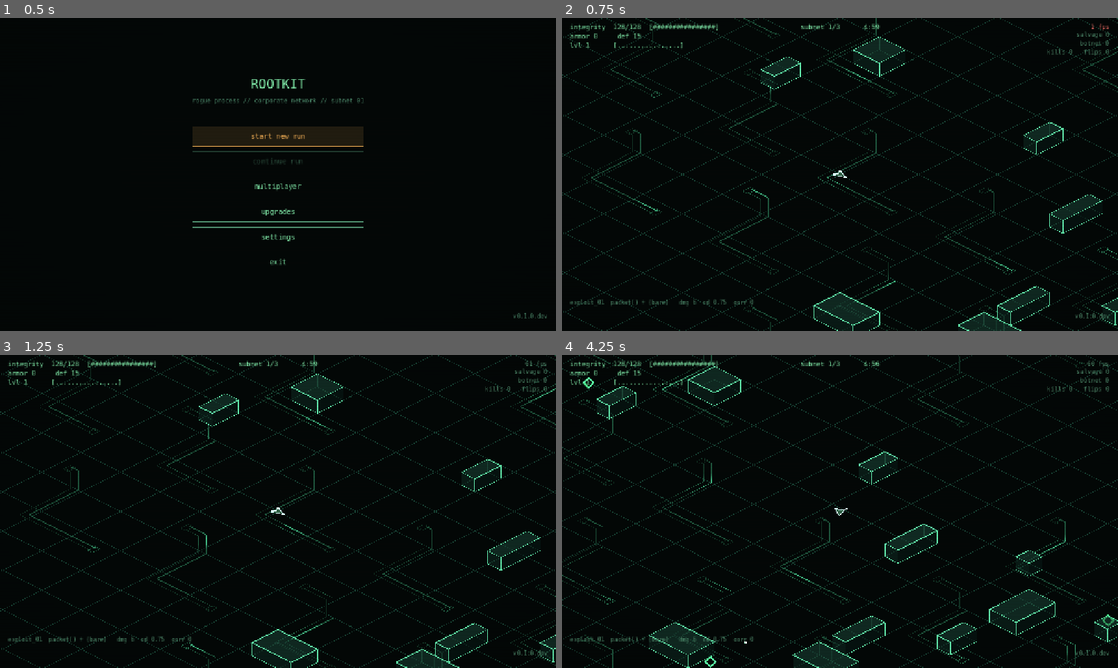
Above: before the commit, frames 1-4 (two rows, left to right).
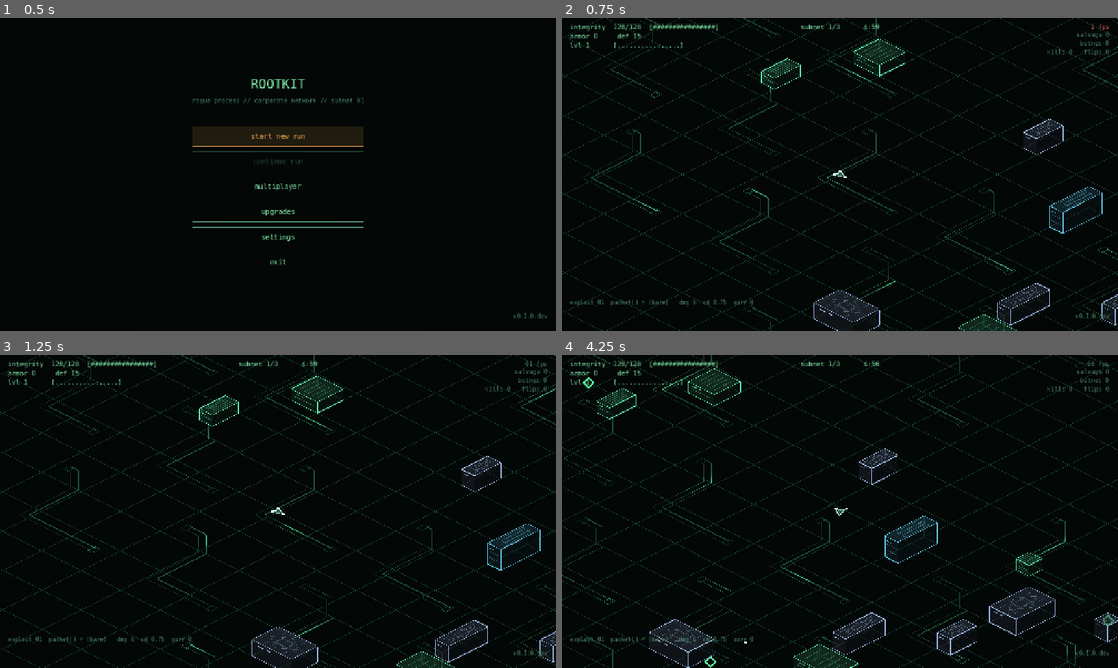
Above: after the commit, the same moments.

Repository: seanperkins/rootkit-game
Game: Godot game, scene res://scenes/main.tscn
The game is run twice, just before and just after one commit, with the same random seed, the same clock (stepped at 60 frames per second) and the same inputs.
Inputs (mouse positions are in pixels of both pictures, inside the frame that each line leads up to):
- Up to frame 1 (0.5 s): no input
- Up to frame 2 (0.75 s): click "start new run" at 0.5 s
- Up to frame 3 (1.25 s): no input
- Up to frame 4 (4.25 s): tap Enter (confirm) at 1.25, 3.6 s; move the mouse to (962, 495) at 1.27 s; hold D (move_right) 1.28-2.03 s; hold Enter (confirm) 1.28-2.03 s; move the mouse to (728, 527) at 2.02 s; hold S (move_down) 2.03-2.78 s; tap R (recipes) at 2.1 s; move the mouse to (895, 442) at 2.77 s; hold D (move_right) 2.78-3.53 s; tap Keypad Enter at 2.85 s; move the mouse to (812, 574) at 3.52 s; hold W (move_up) from 3.53 s (still down)

Frame 1 is identical in both runs. In frame 2, 1.7% of the frame differs, in the area x 35-100%, y 6-100%; in frame 3, 1.7%; in frame 4, 2.5%, in the area x 6-100%, y 3-100%.

Commit message:
Add varied terrain equipment and readable effect panels

Diff:
--- a/scripts/run/props.gd
+++ b/scripts/run/props.gd
@@ -62,7 +62,34 @@
 ## terrain.rects, which is stable for the life of an arena.
 var _falling: Dictionary = {}
 
+## Geometry is built once per visible wall, then reused through camera travel
+## and collapse. These are records, not one scene node per obstacle.
+class WallVisual:
+	var height: float
+	var hue: Color
+	var top_color: Color
+	var near_color: Color
+	var side_color: Color
+	var phase: float
+	var top: PackedVector2Array
+	var near: PackedVector2Array
+	var side: PackedVector2Array
+	var back: PackedVector2Array
+	var outline: PackedVector2Array
+	var detail := PackedVector2Array()
+	var lights := PackedVector2Array()
+
+const WALL_HEIGHTS := [22.0, 42.0, 32.0]
+const WALL_HUES := [Color(0.40, 0.95, 0.70), Color(0.40, 0.80, 0.94),
+	Color(0.65, 0.76, 0.94)]
+var _wall_cache: Dictionary = {}
+var _terrain: Terrain
+
 func _process(d: float) -> void:
+	if target != null and _terrain != target.terrain:
+		_terrain = target.terrain
+		_wall_cache.clear()
+		_falling.clear()
 	# The frame delta, clamped. The hitstop freezes the world for whole ticks now
 	# rather than scaling a process-global clock, so a collapsing wall keeps
 	# falling at display rate with nothing to divide back out.
@@ -131,11 +158,88 @@
 	draw_line(g11, g11 + up, edge, 1.5)
 	draw_line(g10, g10 + up, edge, 1.0)
 
+func _wall_visual(r: Rect2) -> WallVisual:
+	if _wall_cache.has(r):
+		return _wall_cache[r]
+	var v := WallVisual.new()
+	var key := absi(hash(r))
+	var kind := key % WALL_HEIGHTS.size()
+	v.height = WALL_HEIGHTS[kind]
+	v.hue = WALL_HUES[kind]
+	v.top_color = v.hue * 0.27
+	v.near_color = v.hue * 0.16
+	v.side_color = v.hue * 0.09
+	v.phase = float(key % 29) * 0.73
+	var up := Vector2(0, -v.height)
+	var a: Vector2 = target.to_iso(r.position)
+	var b: Vector2 = target.to_iso(Vector2(r.end.x, r.position.y))
+	var c: Vector2 = target.to_iso(r.end)
+	var d: Vector2 = target.to_iso(Vector2(r.position.x, r.end.y))
+	v.back = PackedVector2Array([a, b, a, d, a, a + up])
+	v.near = PackedVector2Array([d, c, c + up, d + up])
+	v.side = PackedVector2Array([b, c, c + up, b + up])
+	v.top = PackedVector2Array([a + up, b + up, c + up, d + up])
+	v.outline = PackedVector2Array([a + up, b + up, b + up, c + up,
+		c + up, d + up, d + up, a + up, d, c, b, c,
+		d, d + up, c, c + up, b, b + up])
+	match kind:
+		0: # Heat sink: low, with five cooling fins and a front vent.
+			for fin in 5:
+				var x := 0.18 + float(fin) * 0.16
+				_wall_path(v.detail, r, [Vector2(x, 0.16), Vector2(x, 0.84)], v.height)
+			_wall_path(v.detail, r, [Vector2(0.12, 1), Vector2(0.88, 1)], v.height * 0.48)
+		1: # Server housing: three recessed lid panels and rack seams.
+			for panel in 3:
+				var x := 0.12 + float(panel) * 0.27
+				_wall_path(v.detail, r, [Vector2(x, 0.16), Vector2(x + 0.20, 0.16),
+					Vector2(x + 0.20, 0.78), Vector2(x, 0.78), Vector2(x, 0.16)], v.height)
+			for shelf in 2:
+				_wall_path(v.detail, r, [Vector2(0.10, 1), Vector2(0.90, 1)],
+					v.height * (0.35 + float(shelf) * 0.30))
+		2: # Relay module: a central socket with four short connections.
+			_wall_path(v.detail, r, [Vector2(0.50, 0.15), Vector2(0.85, 0.50),
+				Vector2(0.50, 0.85), Vector2(0.15, 0.50), Vector2(0.50, 0.15)], v.height)
+			_wall_path(v.detail, r, [Vector2(0.35, 0.35), Vector2(0.65, 0.35),
+				Vector2(0.65, 0.65), Vector2(0.35, 0.65), Vector2(0.35, 0.35)], v.height)
+			for x in [0.25, 0.75]:
+				_wall_path(v.detail, r, [Vector2(x, 0.10), Vector2(x, 0.25)], v.height)
+				_wall_path(v.detail, r, [Vector2(x, 0.75), Vector2(x, 0.90)], v.height)
+	# Recessed front status strips. Their mild, offset activity leaves both
+	# the silhouette and the surface engraving steadily visible.
+	_wall_path(v.lights, r, [Vector2(0.16, 1), Vector2(0.30, 1)], v.height * 0.78)
+	_wall_path(v.lights, r, [Vector2(0.38, 1), Vector2(0.48, 1)], v.height * 0.78)
+	_wall_cache[r] = v
+	return v
+
+func _wall_path(out: PackedVector2Array, r: Rect2, points: Array, height: float) -> void:
+	var up := Vector2(0, -height)
+	for i in points.size() - 1:
+		out.append(target.to_iso(r.position + r.size * points[i]) + up)
+		out.append(target.to_iso(r.position + r.size * points[i + 1]) + up)
+
+func _draw_wall(r: Rect2, drop: float, fade: float, time: float) -> void:
+	var v := _wall_visual(r)
+	if drop != 0.0:
+		draw_set_transform(Vector2(0, drop))
+	# Five commands for the box, instead of twelve separate face/edge calls.
+	# All faces retain the original transparency, including taller housings.
+	draw_multiline(v.back, Color(v.hue, BACK_EDGE_SCALE * fade), 1.0)
+	draw_colored_polygon(v.near, Color(v.near_color, FACE_ALPHA * fade))
+	draw_colored_polygon(v.side, Color(v.side_color, FACE_ALPHA * fade))
+	draw_colored_polygon(v.top, Color(v.top_color, FACE_ALPHA * fade))
+	draw_multiline(v.outline, Color(v.hue, fade), 1.25)
+	draw_multiline(v.detail, Color(v.hue * 0.52, fade), 1.0)
+	var activity := 0.78 + 0.22 * sin(time * 1.6 + v.phase)
+	draw_multiline(v.lights, Color(v.hue * activity, fade), 2.0)
+	if drop != 0.0:
+		draw_set_transform(Vector2.ZERO)
+
 func _draw() -> void:
 	if target == null or target.terrain == null:
 		return
 	var view: Rect2 = target._visible_world_rect()
 	var terrain: Terrain = target.terrain
+	var time := Time.get_ticks_msec() * 0.001
 
 	for ri in terrain.rects.size():
 		var entry = terrain.rects[ri]
@@ -156,12 +260,7 @@
 		var fade: float = 1.0
 		if _falling.has(ri):
 			fade = clampf(1.0 - float(_falling[ri]) / PROP_FALL_LIFE, 0.0, 1.0)
-		draw_box(tr, WALL_HEIGHT,
-			Color(WALL_TOP.r, WALL_TOP.g, WALL_TOP.b, WALL_TOP.a * fade),
-			Color(WALL_NEAR.r, WALL_NEAR.g, WALL_NEAR.b, WALL_NEAR.a * fade),
-			Color(WALL_SIDE.r, WALL_SIDE.g, WALL_SIDE.b, WALL_SIDE.a * fade),
-			Color(WALL_EDGE.r, WALL_EDGE.g, WALL_EDGE.b, WALL_EDGE.a * fade),
-			drop)
+		_draw_wall(tr, drop, fade, time)
 
 	for gi in terrain.gates.size():
 		var g: Terrain.Gate = terrain.gates[gi]
--- a/scripts/run/run.gd
+++ b/scripts/run/run.gd
@@ -4609,6 +4609,13 @@
 	add_child(grid_lines)
 	grid_lines.set("target", self)
 
+	var panels := Node2D.new()
+	panels.name = "ZonePanels"
+	panels.set_script(load("res://scripts/run/zone_panels.gd"))
+	panels.z_index = -5 # above circuitry, below zone tints and missing ground
+	add_child(panels)
+	panels.set("target", self)
+
 	# Above every entity pool: walls, rails and gate posts are things you walk
 	# BEHIND, and sharing this node's canvas drew them under the swarm.
 	var props := Node2D.new()
--- /dev/null
+++ b/scripts/run/zone_panels.gd
@@ -0,0 +1,101 @@
+extends Node2D
+
+## Surface markings below the run's zone tint and opaque collapse mask.
+## No height or collision: warning hatching, drag bars, and corruption sockets
+## distinguish the effects even when their colors are difficult to separate.
+const HUES := [Color(1.0, 0.38, 0.30), Color(0.40, 0.70, 1.0),
+	Color(0.86, 0.44, 1.0)]
+
+class PanelVisual:
+	var outline := PackedVector2Array()
+	var detail := PackedVector2Array()
+	var indicator := PackedVector2Array()
+
+var target: Node2D
+var _terrain: Terrain
+var _zones: Array = []
+var _cache: Dictionary = {}
+
+func _process(_dt: float) -> void:
+	if target == null or target.terrain == null:
+		return
+	if _terrain != target.terrain:
+		_terrain = target.terrain
+		_zones.clear()
+		_cache.clear()
+		for i in _terrain.rects.size():
+			var entry: Array = _terrain.rects[i]
+			if entry[1] != Terrain.Kind.WALL:
+				_zones.append([i, entry[0], entry[1]])
+	queue_redraw()
+
+func _charge(index: int, kind: int) -> float:
+	if kind != Terrain.Kind.CORRUPTION or index >= target._zone_recharge.size():
+		return 1.0
+	return clampf(1.0 - target._zone_recharge[index] / Terrain.ZONE_RECHARGE, 0.0, 1.0)
+
+func _draw() -> void:
+	if target == null or _terrain == null:
+		return
+	var view: Rect2 = target._visible_world_rect()
+	var time := Time.get_ticks_msec() * 0.001
+	for entry in _zones:
+		var rect: Rect2 = entry[1]
+		if not view.intersects(rect):
+			continue
+		var index: int = entry[0]
+		var kind: int = entry[2]
+		var v := _panel_visual(rect, kind)
+		var hue: Color = HUES[kind - 1]
+		var charge := _charge(index, kind)
+		draw_multiline(v.outline, Color(hue, 0.24 + 0.26 * charge), 1.25)
+		draw_multiline(v.detail, Color(hue, 0.12 + 0.30 * charge), 1.0)
+		if kind == Terrain.Kind.CORRUPTION:
+			# Six discrete recharge segments; a dormant socket remains visible
+			# but its gauge is empty. Read the same timer as the zone's fill.
+			var count := int(floor(charge * 6.0)) * 2
+			if count > 0:
+				draw_multiline(v.indicator.slice(0, count), Color(hue, 0.80), 2.0)
+		else:
+			var activity := 0.65 + 0.15 * sin(time * 1.4 + float(index % 19))
+			draw_multiline(v.indicator, Color(hue, activity), 2.0)
+
+func _panel_visual(rect: Rect2, kind: int) -> PanelVisual:
+	var key := [rect, kind]
+	if _cache.has(key):
+		return _cache[key]
+	var v := PanelVisual.new()
+	# An inset perimeter reads as a painted panel within the actual zone.
+	_path(v.outline, rect, [Vector2(0.04, 0.04), Vector2(0.96, 0.04),
+		Vector2(0.96, 0.96), Vector2(0.04, 0.96), Vector2(0.04, 0.04)])
+	match kind:
+		Terrain.Kind.HAZARD:
+			for i in 5:
+				var x := 0.10 + float(i) * 0.16
+				_path(v.detail, rect, [Vector2(x, 0.06), Vector2(x + 0.09, 0.18)])
+				_path(v.detail, rect, [Vector2(x, 0.82), Vector2(x + 0.09, 0.94)])
+			_path(v.detail, rect, [Vector2(0.50, 0.25), Vector2(0.73, 0.68),
+				Vector2(0.27, 0.68), Vector2(0.50, 0.25)])
+			_path(v.indicator, rect, [Vector2(0.50, 0.39), Vector2(0.50, 0.52)])
+			_path(v.indicator, rect, [Vector2(0.48, 0.60), Vector2(0.52, 0.60)])
+		Terrain.Kind.SLOW:
+			for i in 3:
+				var y := 0.28 + float(i) * 0.22
+				_path(v.detail, rect, [Vector2(0.16, y - 0.05), Vector2(0.16, y + 0.05)])
+				_path(v.detail, rect, [Vector2(0.84, y - 0.05), Vector2(0.84, y + 0.05)])
+				_path(v.indicator, rect, [Vector2(0.26, y), Vector2(0.74, y)])
+		Terrain.Kind.CORRUPTION:
+			_path(v.detail, rect, [Vector2(0.5, 0.20), Vector2(0.80, 0.5),
+				Vector2(0.5, 0.80), Vector2(0.20, 0.5), Vector2(0.5, 0.20)])
+			_path(v.detail, rect, [Vector2(0.5, 0.36), Vector2(0.64, 0.5),
+				Vector2(0.5, 0.64), Vector2(0.36, 0.5), Vector2(0.5, 0.36)])
+			for i in 6:
+				var x := 0.12 + float(i) * 0.13
+				_path(v.indicator, rect, [Vector2(x, 0.90), Vector2(x + 0.085, 0.90)])
+	_cache[key] = v
+	return v
+
+func _path(out: PackedVector2Array, rect: Rect2, points: Array) -> void:
+	for i in points.size() - 1:
+		out.append(target.to_iso(rect.position + rect.size * points[i]))
+		out.append(target.to_iso(rect.position + rect.size * points[i + 1]))
--- a/tests/test_determinism_rules.gd
+++ b/tests/test_determinism_rules.gd
@@ -291,6 +291,7 @@
 	"res://scripts/update/", "res://scripts/net/transport.gd",
 	"res://scripts/run/feel.gd", "res://scripts/run/props.gd",
 	"res://scripts/run/backdrop.gd",
+	"res://scripts/run/zone_panels.gd", # draw-only surface patterns and indicators
 ]
 
 ## Functions inside a scanned file that are presentation. run.gd holds the
--- a/tests/test_draw_order.gd
+++ b/tests/test_draw_order.gd
@@ -13,7 +13,8 @@
 
 const CASES := ["standing_objects_draw_over_everything_that_moves",
 	"every_live_player_is_drawn_and_the_camera_follows_the_view",
-	"circuit_canvases_are_bounded_culled_and_presentation_only"]
+	"circuit_canvases_are_bounded_culled_and_presentation_only",
+	"terrain_details_preserve_state_depth_and_recharge"]
 
 func _initialize() -> void:
 	SaveGame.use_test_paths()
@@ -21,6 +22,7 @@
 	await standing_objects_draw_over_everything_that_moves()
 	await every_live_player_is_drawn_and_the_camera_follows_the_view()
 	await circuit_canvases_are_bounded_culled_and_presentation_only()
+	await terrain_details_preserve_state_depth_and_recharge()
 	print("")
 	for c in CASES:
 		if not finished.has(c):
@@ -139,3 +141,45 @@
 	_check("camera travel reuses cached geometry", backdrop.get_child(0), first)
 	r.free()
 	finished["circuit_canvases_are_bounded_culled_and_presentation_only"] = true
+
+func terrain_details_preserve_state_depth_and_recharge() -> void:
+	var r := await _fresh_run()
+	var props := _named(r, "Props")
+	var panels := _named(r, "ZonePanels")
+	var before: int = r._state_hash()
+	panels._process(0.0)
+	props._process(0.0)
+	var heights := {}
+	var seen_kinds := {}
+	var zone := -1
+	for i in r.terrain.rects.size():
+		var entry: Array = r.terrain.rects[i]
+		if entry[1] == Terrain.Kind.WALL:
+			var v = props._wall_visual(entry[0])
+			heights[v.height] = true
+		else:
+			var v = panels._panel_visual(entry[0], entry[1])
+			if not seen_kinds.has(entry[1]):
+				_check("panel geometry is reused", panels._panel_visual(entry[0], entry[1]), v)
+				seen_kinds[entry[1]] = true
+			if entry[1] == Terrain.Kind.CORRUPTION:
+				zone = i
+	_check("wall heights have three visual variants", heights.size(), 3)
+	_check("all details leave simulation untouched", r._state_hash(), before)
+	_check("panel markings stay below missing-ground masks", panels.z_index < r.z_index, true)
+	_check("and above ambient circuitry", panels.z_index > r.get_node("Backdrop").z_index, true)
+	_check("corruption zone available", zone >= 0, true)
+	if zone >= 0:
+		r._zone_recharge[zone] = Terrain.ZONE_RECHARGE
+		_check("depleted indicator is empty", panels._charge(zone, Terrain.Kind.CORRUPTION), 0.0)
+		r._zone_recharge[zone] = Terrain.ZONE_RECHARGE * 0.5
+		_check("indicator follows half recharge", panels._charge(zone, Terrain.Kind.CORRUPTION), 0.5)
+		r._zone_recharge[zone] = 0.0
+		_check("charged indicator is full", panels._charge(zone, Terrain.Kind.CORRUPTION), 1.0)
+	r.terrain = Terrain.new(r.ARENA_SIZE)
+	props._process(0.0)
+	panels._process(0.0)
+	_check("replacing terrain clears wall geometry", props._wall_cache.size(), 0)
+	_check("replacing terrain clears panel geometry", panels._cache.size(), 0)
+	r.free()
+	finished["terrain_details_preserve_state_depth_and_recharge"] = true
--- a/tools/fps_world_visuals.gd
+++ b/tools/fps_world_visuals.gd
@@ -5,12 +5,21 @@
 ## godot -s res://tools/fps_world_visuals.gd -- ab_baseline_fullscreen
 ## The inherited report's "with" is new; "without" is the original floor.
 ## Append _memory to exercise the densest pattern in the same combat arena.
+## ab_props_fullscreen compares new walls + panels against .tmp/props_baseline.gd;
+## the accepted circuit floor remains visible in both halves.
+## Add _panels to keep three large effect panels visible as a render stress.
 var _baseline: Node2D
 var _fullscreen_set := false
+var _layer_name := "Backdrop"
 
 func _initialize() -> void:
-	if not FileAccess.file_exists("res://.tmp/backdrop_baseline.gd"):
-		printerr("Copy the parent revision's backdrop.gd to .tmp/backdrop_baseline.gd first.")
+	var baseline_path := "res://.tmp/backdrop_baseline.gd"
+	for arg in OS.get_cmdline_user_args():
+		if arg.contains("props"):
+			_layer_name = "Props"
+			baseline_path = "res://.tmp/props_baseline.gd"
+	if not FileAccess.file_exists(baseline_path):
+		printerr("Copy the parent revision's renderer to ", baseline_path, " first.")
 		quit(1)
 		return
 	await super._initialize()
@@ -25,12 +34,21 @@
 		quit(1)
 		return
 	_baseline = Node2D.new()
-	_baseline.set_script(load("res://.tmp/backdrop_baseline.gd"))
-	_baseline.z_index = -10
+	_baseline.set_script(load(baseline_path))
+	_baseline.z_index = run.get_node(_layer_name).z_index
 	run.add_child(_baseline)
 	_baseline.set("target", run)
 	_baseline.hide()
 	_baseline.set_process(false)
+	if cfg.contains("panels"):
+		var panels := run.get_node("ZonePanels")
+		panels._process(0.0)
+		# Presentation-only rectangles: no terrain, collision, or damage edits.
+		panels._zones = [
+			[0, Rect2(-360, -160, 224, 192), Terrain.Kind.HAZARD],
+			[0, Rect2(-112, -160, 224, 192), Terrain.Kind.SLOW],
+			[0, Rect2(136, -160, 224, 192), Terrain.Kind.CORRUPTION]]
+		print("Render stress: three large effect panels kept in view; simulation unchanged.")
 	if cfg.contains("memory"):
 		var backdrop := run.get_node("Backdrop")
 		backdrop._process(0.0)
@@ -43,6 +61,11 @@
 					patch.draw.connect(backdrop._draw_circuits.bind(patch, args[1], 1, args[3]))
 				patch.queue_redraw()
 
+func _process(delta: float) -> bool:
+	if run != null and cfg.contains("panels"):
+		run.get_node("ZonePanels").position = run.to_iso(run.player_pos[run.view_slot])
+	return super._process(delta)
+
 func _apply(c: String) -> void:
 	# Setting fullscreen on every A/B flip can reconfigure presentation pacing
 	# on Metal. Set it once, then uncap AFTER that mode change as well.
@@ -51,18 +74,24 @@
 		DisplayServer.window_set_mode(DisplayServer.WINDOW_MODE_FULLSCREEN)
 		DisplayServer.window_set_vsync_mode(DisplayServer.VSYNC_DISABLED)
 		_fullscreen_set = true
-	if c.contains("baseline") and _baseline != null:
-		var backdrop := run.get_node("Backdrop")
+	if (c.contains("baseline") or c.contains("props")) and _baseline != null:
+		var backdrop := run.get_node(_layer_name)
 		backdrop.hide()
 		backdrop.set_process(false)
 		_baseline.show()
 		_baseline.set_process(true)
+		if _layer_name == "Props":
+			run.get_node("ZonePanels").hide()
+			run.get_node("ZonePanels").set_process(false)
 
 func _unapply(c: String) -> void:
 	super._unapply(c)
-	if c.contains("baseline") and _baseline != null:
-		var backdrop := run.get_node("Backdrop")
+	if (c.contains("baseline") or c.contains("props")) and _baseline != null:
+		var backdrop := run.get_node(_layer_name)
 		backdrop.show()
 		backdrop.set_process(true)
 		_baseline.hide()
 		_baseline.set_process(false)
+		if _layer_name == "Props":
+			run.get_node("ZonePanels").show()
+			run.get_node("ZonePanels").set_process(true)
--- /dev/null
+++ b/tools/shot_terrain_details.gd
@@ -0,0 +1,60 @@
+extends SceneTree
+
+## Real terrain panels, including both ends of corruption recharge.
+var run: Node2D
+var frames := 0
+var selected := -1
+const NAMES := ["hazard", "slow", "corruption-charged", "corruption-empty"]
+
+func _initialize() -> void:
+	if DisplayServer.get_name() == "headless":
+		printerr("shot_terrain_details requires a window")
+		quit(1)
+		return
+	DirAccess.make_dir_recursive_absolute("res://.tmp")
+	SaveGame.use_test_paths()
+	SaveGame.use_fresh_state()
+	run = load("res://scenes/run.tscn").instantiate()
+	root.add_child(run)
+
+func _process(_dt: float) -> bool:
+	if run == null or run.terrain == null:
+		return false
+	frames += 1
+	if frames == 5:
+		run.user_paused = true
+		run.input_override = Vector2.ZERO
+	if frames == 5 or frames == 65 or frames == 125:
+		var kind := (frames - 5) / 60 + 1
+		var biggest := -1.0
+		for i in run.terrain.rects.size():
+			var entry: Array = run.terrain.rects[i]
+			var rect: Rect2 = entry[0]
+			if entry[1] == kind:
+				if rect.get_area() > biggest:
+					biggest = rect.get_area()
+					selected = i
+		if biggest < 0:
+			printerr("Missing panel kind ", kind)
+			quit(1)
+			return true
+		for i in run.terrain.arenas.size():
+			if run.terrain.arenas[i].has_point(run.terrain.rects[selected][0].get_center()):
+				run.terrain.current = i
+				run.subnet = i + 1
+		run.player_pos[0] = run.terrain.rects[selected][0].get_center() + Vector2(130, 130)
+		run._snapshot_render_state()
+	if frames == 185:
+		run._zone_recharge[selected] = Terrain.ZONE_RECHARGE
+	if frames % 60 == 0:
+		var index := frames / 60 - 1
+		var path := "res://.tmp/terrain-%s.png" % NAMES[index]
+		var err := root.get_texture().get_image().save_png(path)
+		if err != OK:
+			printerr("Could not save ", path, ": ", err)
+			quit(1)
+			return true
+		print("Saved ", path)
+		if frames == 240:
+			return true
+	return false
Not shown, changed: docs/world-visuals.md
